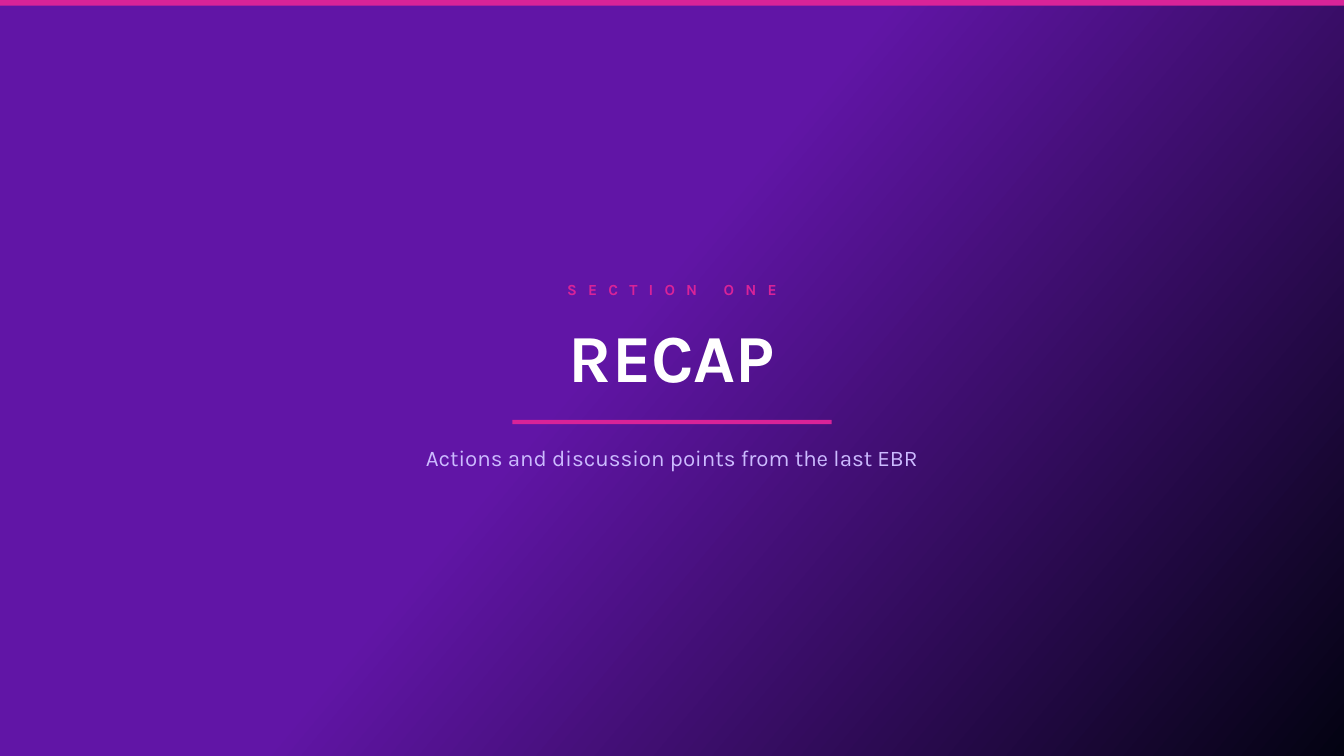
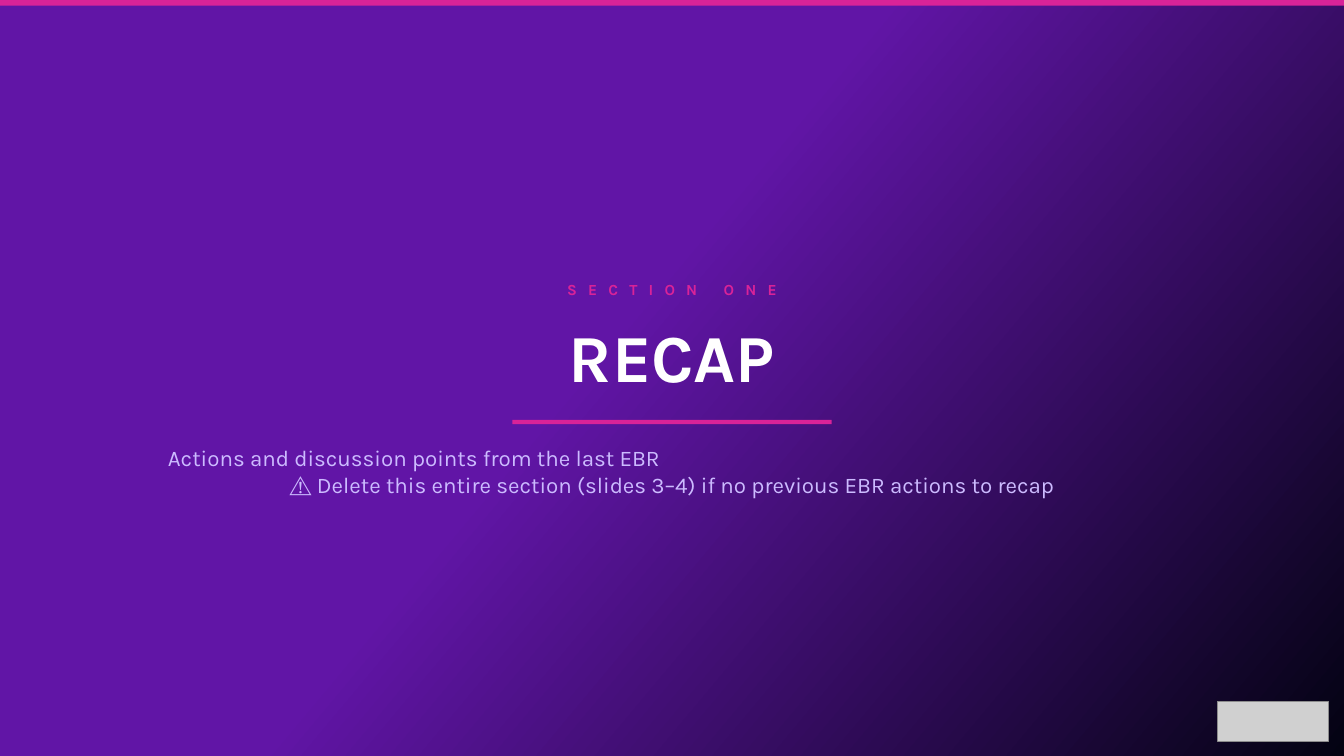
Before and after one commit to oresanniowo-beep/EBR-Gen-v2, a slide deck: slide 3 of EBR_Template.pptx. Drawn at 1344x756 pixels with LibreOffice and Linux fonts; fonts in the diff are those of the drawing; grey boxes stand for pictures. Boxes give left, top, right and bottom in pixels: in the first picture for what was removed or moved away, otherwise in the second. Text is boxed around its words. In the diff, an @@ line names an element or a change of style, - is before the commit and + after.

```diff
--- a/EBR_Template.pptx
+++ b/EBR_Template.pptx
@@ text at (168,450,1054,499): text changed @@
-Actions and discussion points from the last EBR
+Actions and discussion points from the last EBR
+⚠ Delete this entire section (slides 3–4) if no previous EBR actions to recap
@@ picture added at (1218,702,1329,741) @@
```
Also in this commit, not shown: 28 other slides changed, 10 slides added, 10 slides removed.
